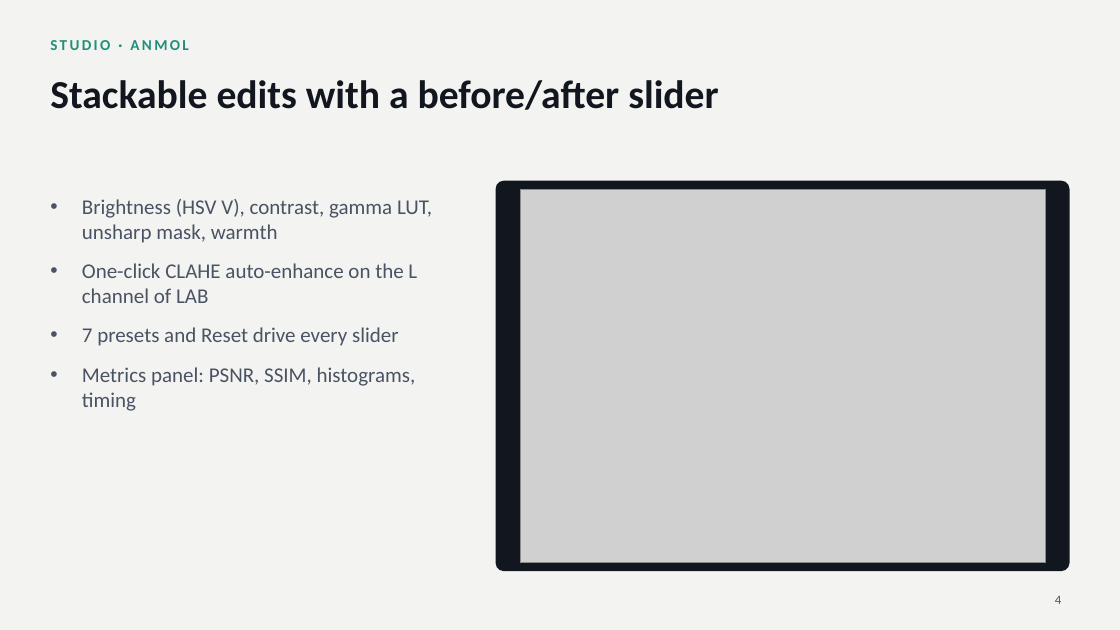
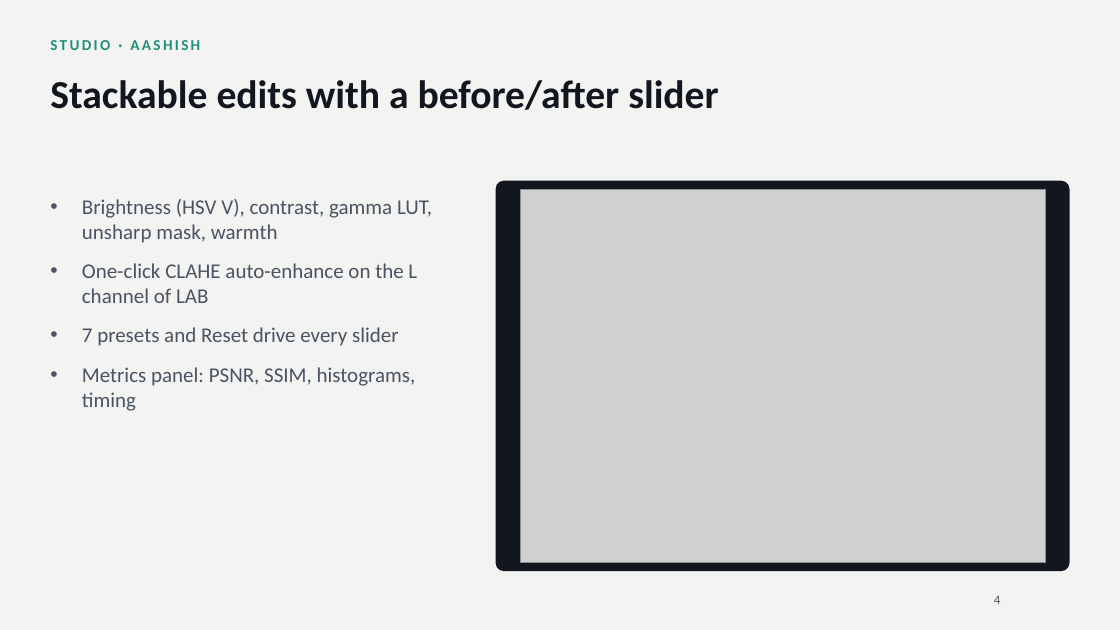
Before and after one commit to aaashishguptaaa/IPCV_project, a slide deck: slide 4 of presentation/PPT.pptx. Drawn at 1120x630 pixels with LibreOffice and Linux fonts; fonts in the diff are those of the drawing; grey boxes stand for pictures. Boxes give left, top, right and bottom in pixels: in the first picture for what was removed or moved away, otherwise in the second. Text is boxed around its words. In the diff, an @@ line names an element or a change of style, - is before the commit and + after.

```diff
--- a/presentation/PPT.pptx
+++ b/presentation/PPT.pptx
@@ text at <box>50,40,200,50</box>: text changed @@
-STUDIO · ANMOL
+STUDIO · AASHISH
@@ text "4" at <box>994,596,1000,604</box>: alignment right to left @@
```
Also in this commit, not shown: 12 other slides changed, 1 slide added, 6 other files.
